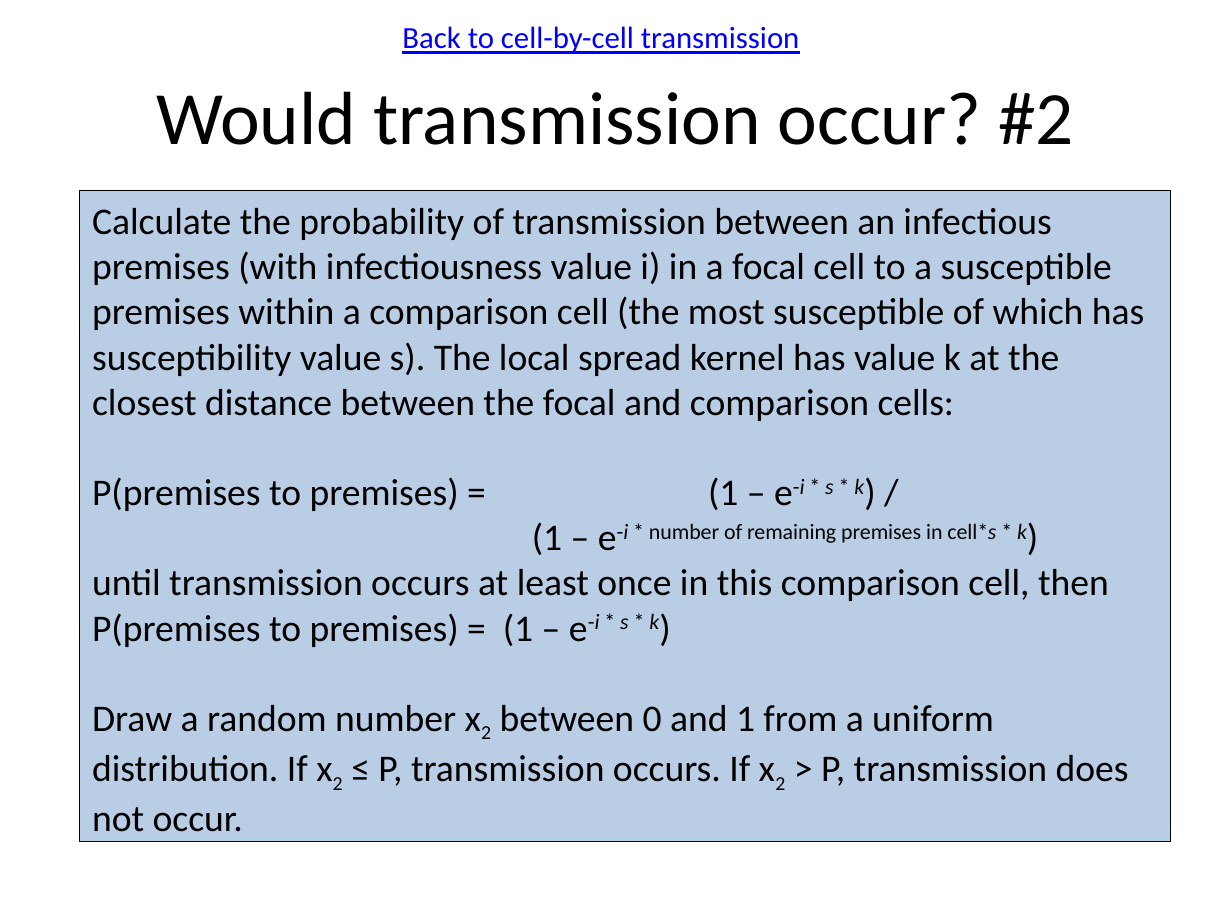
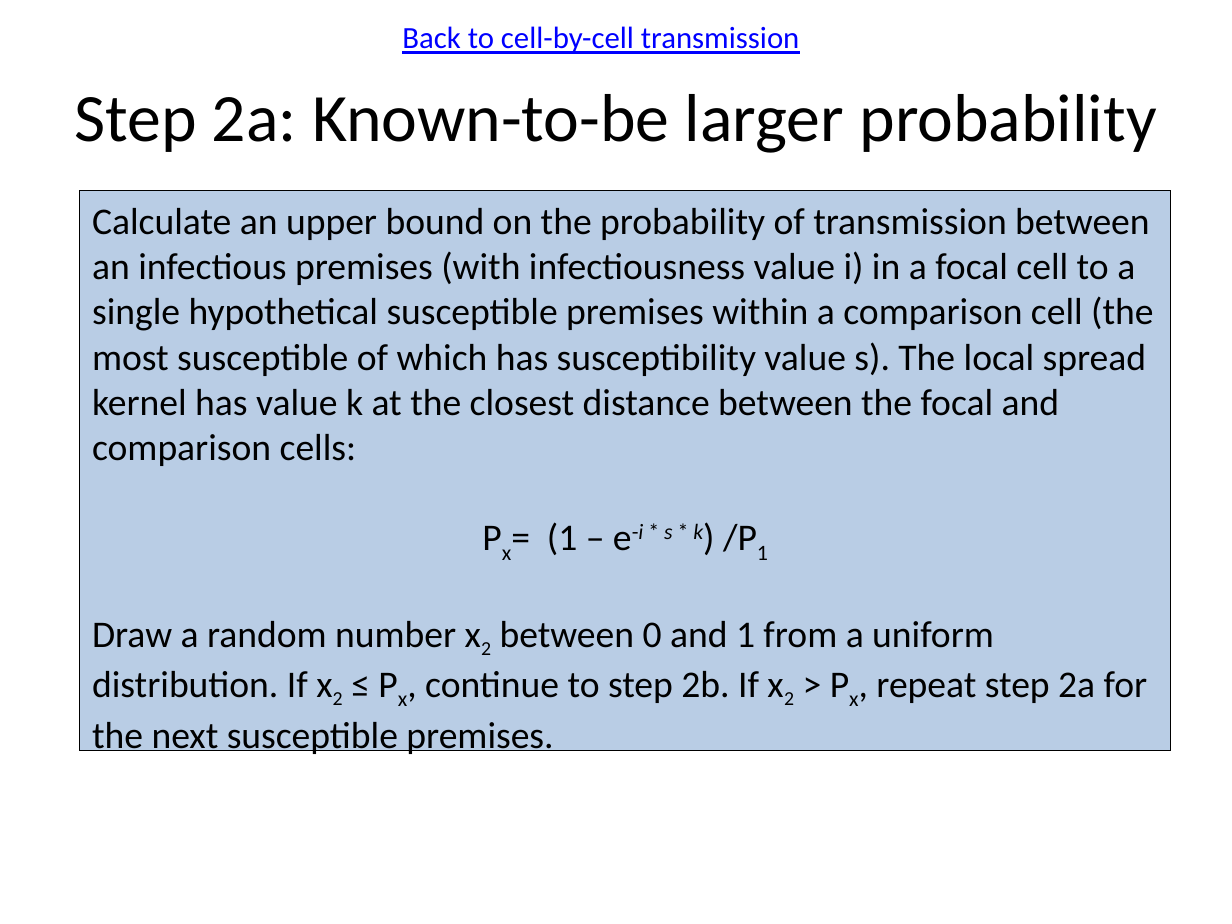
Before and after one commit to webblabb/usdosr, a slide deck: slide 10 of Schematics.pptx. Drawn at 1232x924 pixels with LibreOffice and Linux fonts; fonts in the diff are those of the drawing. Boxes give left, top, right and bottom in pixels: in the first picture for what was removed or moved away, otherwise in the second. Text is boxed around its words. In the diff, an @@ line names an element or a change of style, - is before the commit and + after.

Commit message:
Pairwise test wrapped into gridding
Gridding is always on. Turning pairwise algorithm on (now config 2)
adds it to the gridding algorithm for exact comparisons to the same
random numbers.

```diff
--- a/Schematics.pptx
+++ b/Schematics.pptx
@@ title at (74,94,1157,153): text changed; size 44 to 39.6 pt @@
-Would transmission occur? #2
+Step 2a: Known-to-be larger probability
@@ rectangle "Calculate an upper bound on ...": place and size @@
-rectangle "Calculate an upper bound on ..." at (80,191,1170,841)
+rectangle "Calculate an upper bound on ..." at (80,191,1170,750)
@@ text in rectangle at (92,208,1153,758): text changed @@
-Calculate the probability of transmission between an infectious premises (with infectiousness value i) in a focal cell to a susceptible premises within a comparison cell (the most susceptible of which has susceptibility value s). The local spread kernel has value k at the closest distance between the focal and comparison cells:
-P(premises to premises) = (1 – e-i * s * k) /
-(1 – e-i * number of remaining premises in cell*s * k)
-until transmission occurs at least once in this comparison cell, then
-P(premises to premises) = (1 – e-i * s * k)
-Draw a random number x2 between 0 and 1 from a uniform distribution. If x2 ≤ P, transmission occurs. If x2 > P, transmission does not occur.
+Calculate an upper bound on the probability of transmission between an infectious premises (with infectiousness value i) in a focal cell to a single hypothetical susceptible premises within a comparison cell (the most susceptible of which has susceptibility value s). The local spread kernel has value k at the closest distance between the focal and comparison cells:
+Px= (1 – e-i * s * k) /P1
+Draw a random number x2 between 0 and 1 from a uniform distribution. If x2 ≤ Px, continue to step 2b. If x2 > Px, repeat step 2a for the next susceptible premises.
```
Also in this commit, not shown: 3 other slides changed, 7 slides added, 11 other files.
